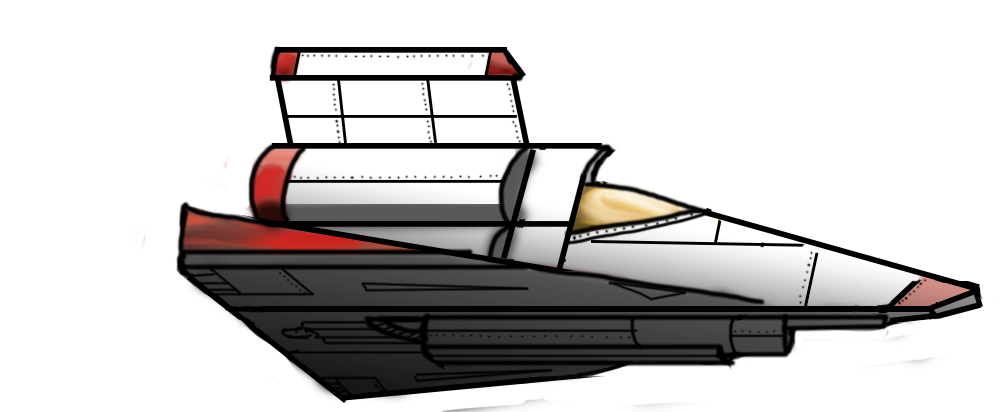
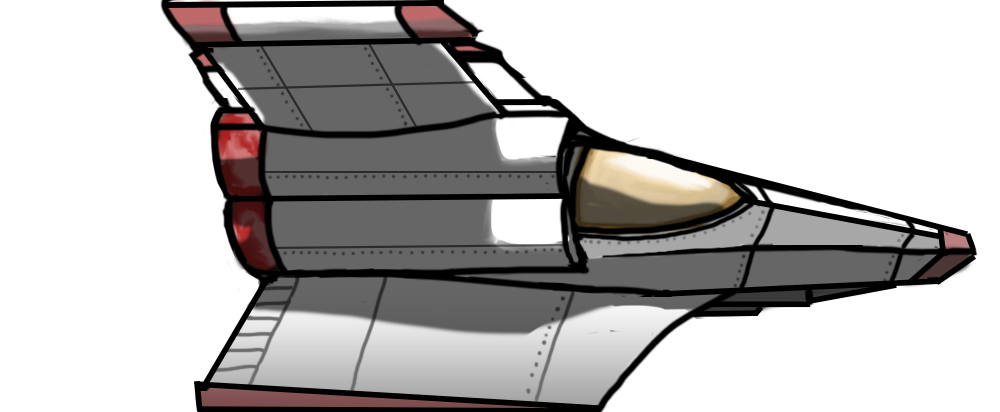
The second 1000x412 image is a revision of the first. Changes to its layers:
hid group "up1" (5 layers) over [130, 0, 999, 412]
added group "down" with 7 layers above "flame" over [160, 0, 978, 412]
added layer "lines" (2nd of 2, in "down") in group "down" over [160, 0, 978, 412]
added layer "shadow" (3rd of 3, in "down") (60%) in group "down" over [173, 13, 976, 339]
added layer "Shape 40" in group "down" over [213, 43, 906, 403]
added layer "engine shadow" (overlay, 73%) in group "down" over [208, 108, 283, 280]
added layer "engine shading" (61%) in group "down" over [209, 104, 286, 280]
added layer "cockpit" (2nd of 2, in "down") (88%) in group "down" over [568, 138, 749, 239]
added layer "base colours" in group "down" over [161, 0, 974, 412]
